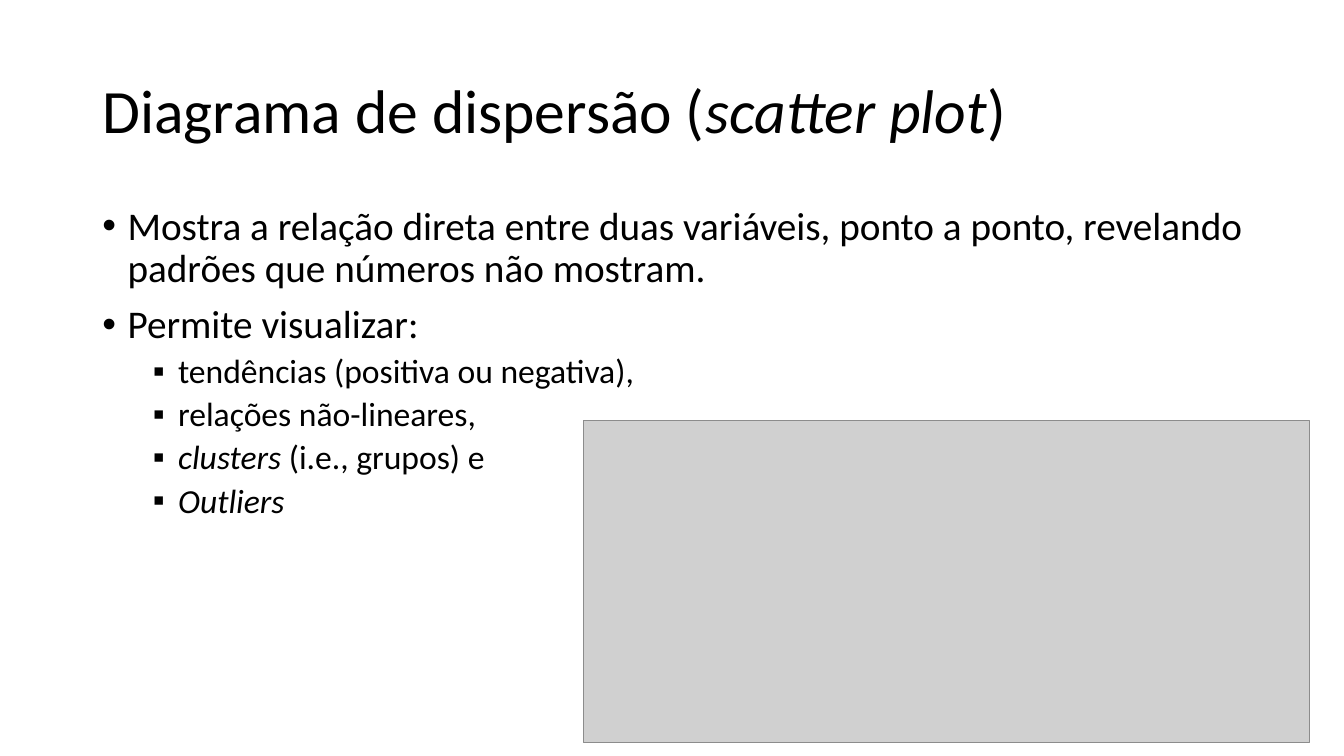
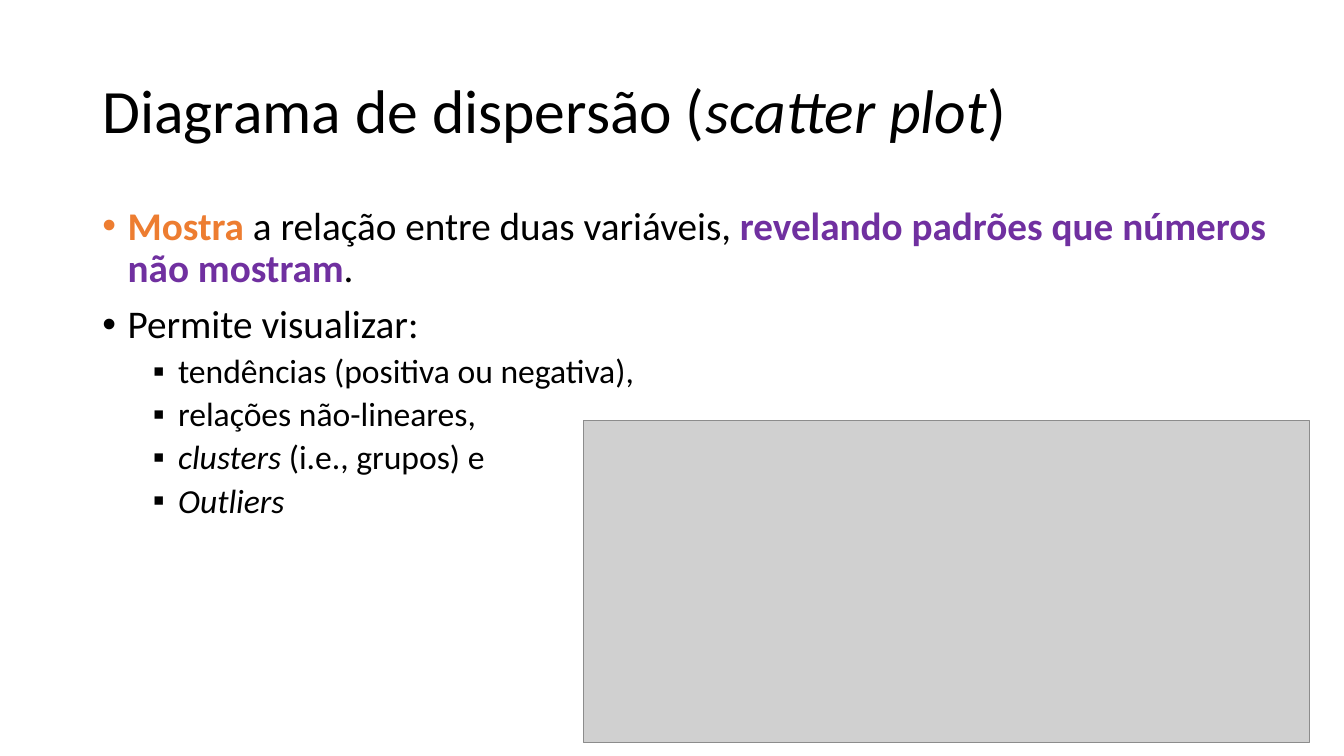
Before and after one commit to zz4fap/c24_inteligencia_artificial, a slide deck: slide 48 of slides/C24_EDA.pptx (slide 46 before the commit). Drawn at 1344x756 pixels with LibreOffice and Linux fonts; fonts in the diff are those of the drawing; grey boxes stand for pictures. Boxes give left, top, right and bottom in pixels: in the first picture for what was removed or moved away, otherwise in the second. Text is boxed around its words. In the diff, an @@ line names an element or a change of style, - is before the commit and + after.

```diff
--- a/slides/C24_EDA.pptx
+++ b/slides/C24_EDA.pptx
@@ text at (128, 212, 1266, 283): text changed; text colour #000000 to #7030A0; bold on @@
-• Mostra a relação direta entre duas variáveis, ponto a ponto, revelando padrões que números não mostram.
+• Mostra a relação entre duas variáveis, revelando padrões que números não mostram.
```
Also in this commit, not shown: 19 other slides changed, 7 slides added, 1 other file.
